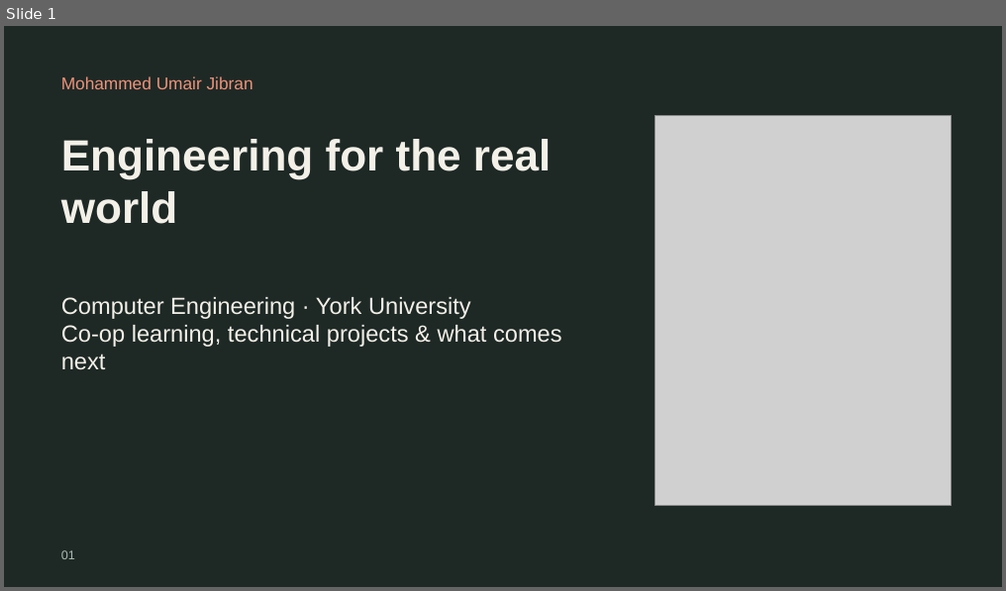
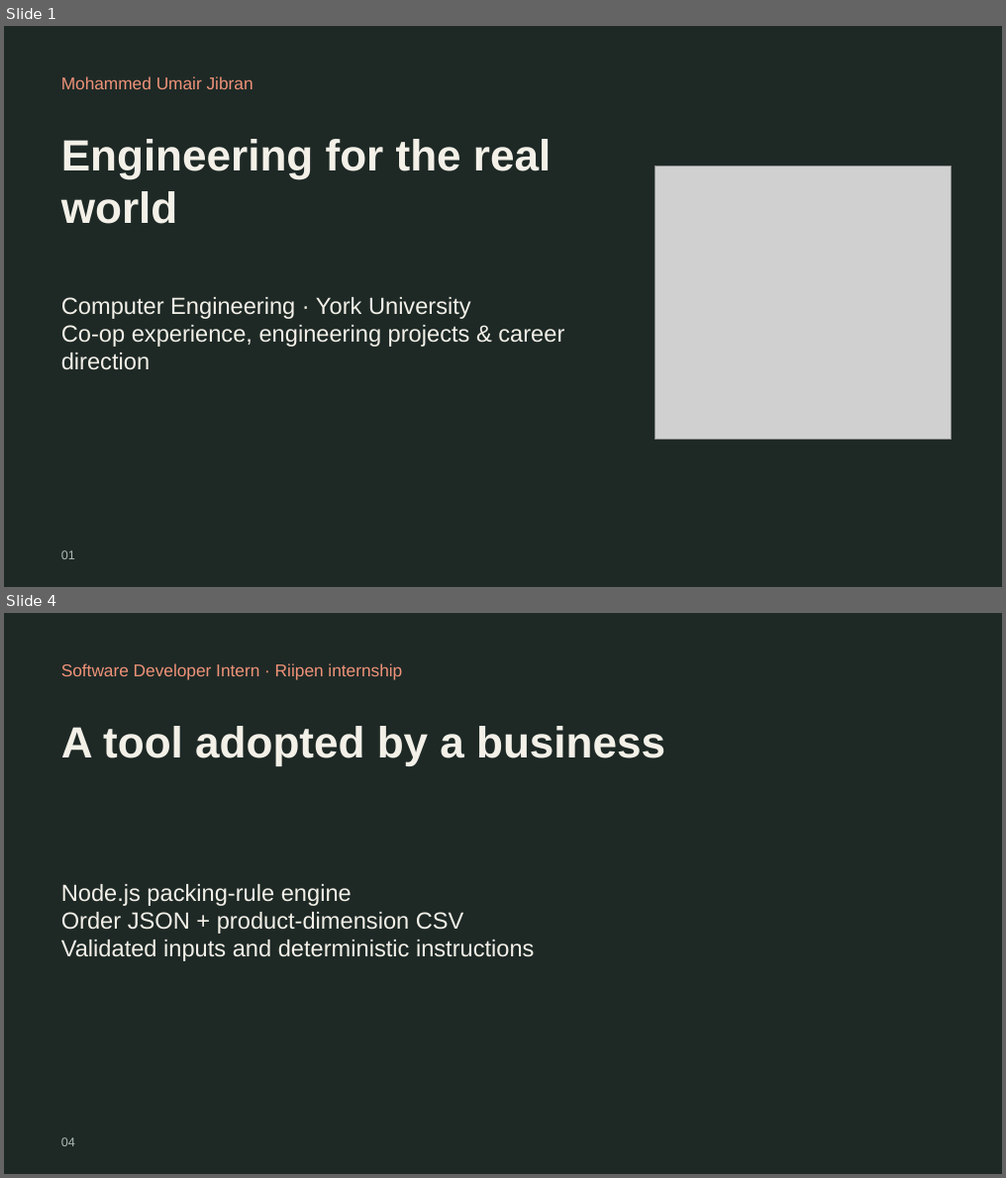
Before and after one commit to mjumair7/UmairJibran-ePortfolio, a slide deck: assets/About-Me.pptx. Shown one above the other, each under a label of ours: slide 1 before the commit, slides 1 and 4 after it; the slides between them are not shown. The pictures are 1006x591 and 1006x1178 pixels, drawn with LibreOffice and Linux fonts; fonts in the diff are those of the drawing; grey boxes stand for pictures. Boxes give left, top, right and bottom in pixels: in the first picture for what was removed or moved away, otherwise in the second. Text is boxed around its words. In the diff, an @@ line names an element or a change of style, - is before the commit and + after.

Commit message:
Use original photo crop and update presentation from resume

```diff
--- a/assets/About-Me.pptx
+++ b/assets/About-Me.pptx
@@ slide 4 added at bbox=[4, 613, 1002, 1174], background #1E2926 @@
@@ text added at bbox=[61, 663, 402, 680], 16.5 pt, text #EE9278 @@
+Software Developer Intern · Riipen internship
@@ text added at bbox=[61, 726, 665, 765], 42 pt, text #F3F0E8, bold @@
+A tool adopted by a business
@@ text added at bbox=[61, 884, 535, 961], 22.5 pt, text #F3F0E8 @@
+Node.js packing-rule engine
+Order JSON + product-dimension CSV
+Validated inputs and deterministic instructions
@@ text added at bbox=[61, 1138, 75, 1147], 12 pt, text #ADBCB2 @@
+04
@@ slide 1 changed as well @@
@@ picture: place and size @@
-picture at bbox=[655, 116, 951, 506]
+picture at bbox=[655, 167, 951, 440]
@@ text at bbox=[61, 325, 564, 371]: text changed @@
-Co-op learning, technical projects & what comes next
+Co-op experience, engineering projects & career direction
```
Also in this commit, not shown: 4 other slides changed, 1 other slide added, 2 slides removed, 6 other files.
